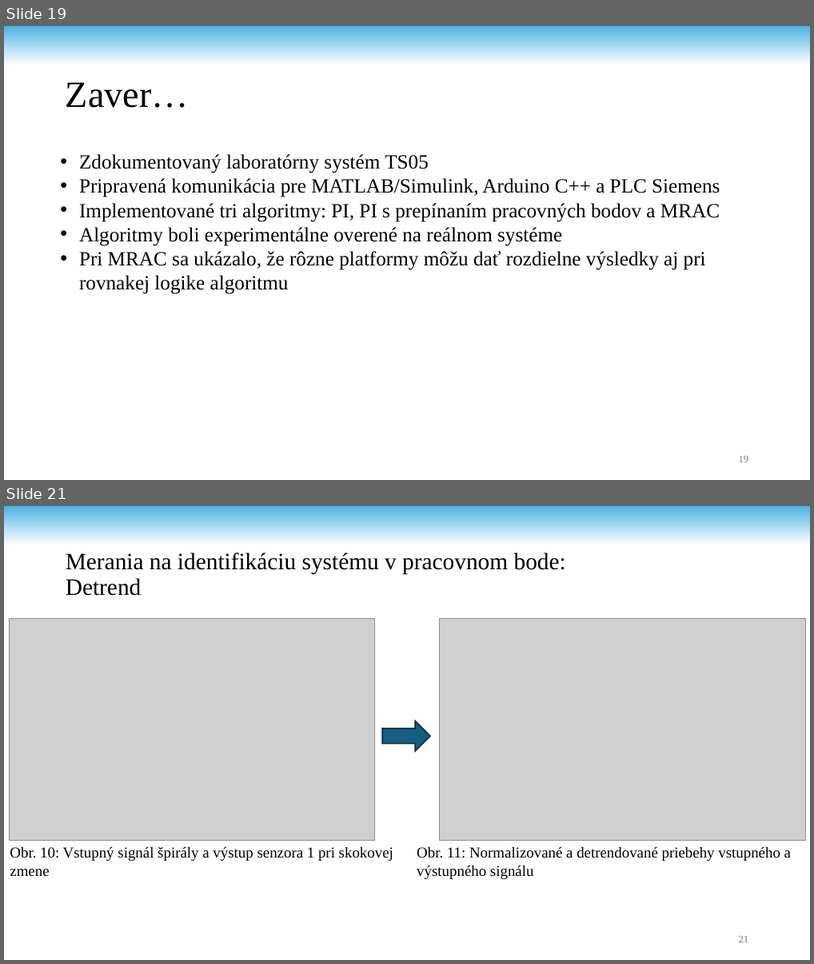
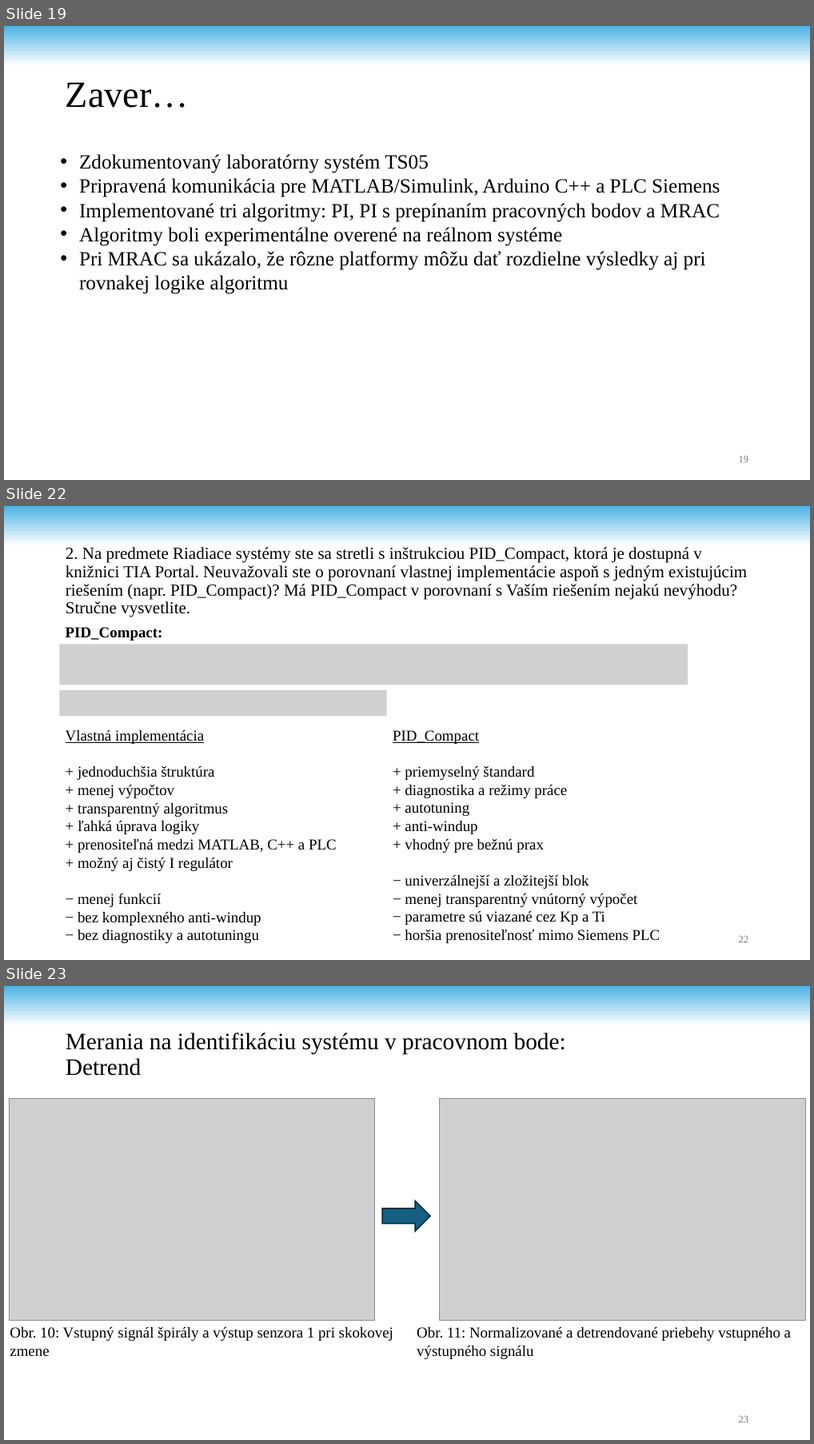
Before and after one commit to andrii-stoliar/DP-Stoliar, a slide deck: Prez/Prez.pptx. Shown one above the other, each under a label of ours: slides 19 and 21 before the commit, slides 19, 22 and 23 after it; the slides between them are not shown. The pictures are 814x964 and 814x1444 pixels, drawn with LibreOffice and Linux fonts; fonts in the diff are those of the drawing; grey boxes stand for pictures; background and template pictures are left out. Boxes give left, top, right and bottom in pixels: in the first picture for what was removed or moved away, otherwise in the second. Text is boxed around its words. In the diff, an @@ line names an element or a change of style, - is before the commit and + after.

```diff
--- a/Prez/Prez.pptx
+++ b/Prez/Prez.pptx
@@ slide 22 added at (x1=4, y1=506, x2=810, y2=960), background #FFFFFF; not listed: 1 template element that a slide beside it also shows @@
@@ title added at (x1=66, y1=547, x2=747, y2=617), 20 pt, text #000000 @@
+2. Na predmete Riadiace systémy ste sa stretli s inštrukciou PID_Compact, ktorá je dostupná v knižnici TIA Portal. Neuvažovali ste o porovnaní vlastnej implementácie aspoň s jedným existujúcim riešením (napr. PID_Compact)? Má PID_Compact v porovnaní s Vaším riešením nejakú nevýhodu? Stručne vysvetlite.
@@ picture added at (x1=60, y1=644, x2=688, y2=684) @@
@@ text added at (x1=66, y1=627, x2=163, y2=640), 18 pt, text #000000, bold @@
+PID_Compact:
@@ picture added at (x1=60, y1=690, x2=387, y2=716) @@
@@ text added at (x1=66, y1=730, x2=337, y2=943), 18 pt, text #000000 @@
+Vlastná implementácia
++ jednoduchšia štruktúra
++ menej výpočtov
++ transparentný algoritmus
++ ľahká úprava logiky
++ prenositeľná medzi MATLAB, C++ a PLC
++ možný aj čistý I regulátor
+− menej funkcií
+− bez komplexného anti-windup
+− bez diagnostiky a autotuningu
@@ text added at (x1=393, y1=730, x2=661, y2=943), 18 pt, text #000000 @@
+PID_Compact
++ priemyselný štandard
++ diagnostika a režimy práce
++ autotuning
++ anti-windup
++ vhodný pre bežnú prax
+− univerzálnejší a zložitejší blok
+− menej transparentný vnútorný výpočet
+− parametre sú viazané cez Kp a Ti
+− horšia prenositeľnosť mimo Siemens PLC
@@ page number added at (x1=739, y1=935, x2=750, y2=942), 12 pt, text #797979 @@
+22
@@ what was slide 21 is now slide 23 @@
@@ page number at (x1=739, y1=1415, x2=750, y2=1422): text changed @@
-21
+23
```
Also in this commit, not shown: 5 slides changed, 1 other slide added, 2 other files.
